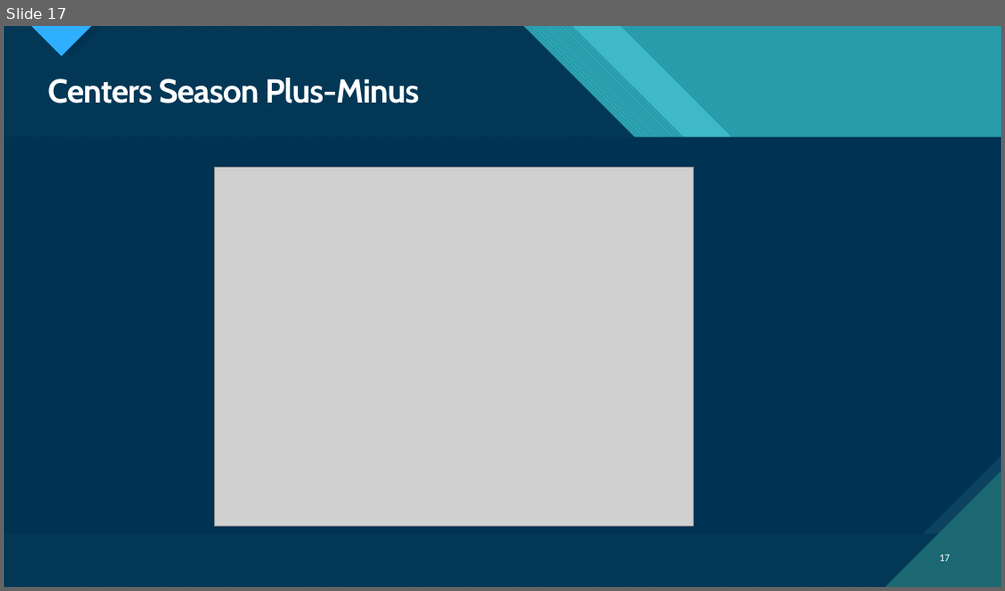
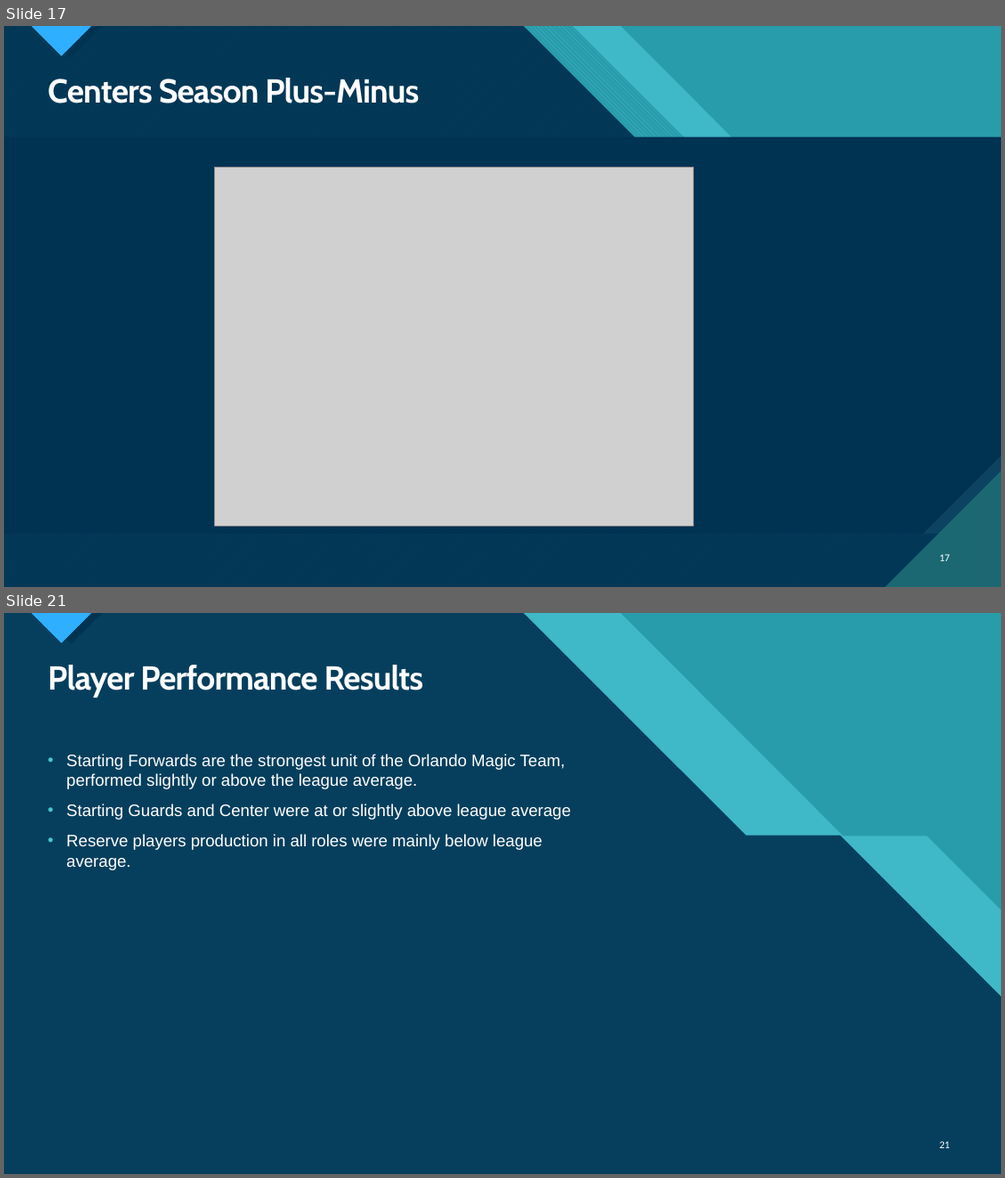
Before and after one commit to CandaceDoesData/Group_Project_1, a slide deck: DRC-Presentation.pptx. Shown one above the other, each under a label of ours: slide 17 before the commit, slides 17 and 21 after it; the slides between them are not shown. The pictures are 1005x591 and 1005x1178 pixels, drawn with LibreOffice and Linux fonts; fonts in the diff are those of the drawing; grey boxes stand for pictures. Boxes give left, top, right and bottom in pixels: in the first picture for what was removed or moved away, otherwise in the second. Text is boxed around its words. In the diff, an @@ line names an element or a change of style, - is before the commit and + after.

```diff
--- a/DRC-Presentation.pptx
+++ b/DRC-Presentation.pptx
@@ slide 21 added at (4,613,1001,1174), background #47C3D3; not listed: 14 template elements that a slide beside it also shows @@
@@ title added at (48,665,424,697), 32 pt, text #FFFFFF, bold @@
+Player Performance Results
@@ text added at (66,754,571,870), 16 pt, text #FFFFFF @@
+• Starting Forwards are the strongest unit of the Orlando Magic Team, performed slightly or above the league average.
+• Starting Guards and Center were at or slightly above league average
+• Reserve players production in all roles were mainly below league average.
@@ page number added at (939,1141,950,1148), 10 pt, text #FFFFFF @@
+21
```
Also in this commit, not shown: 5 other slides added, 1 slide removed.
